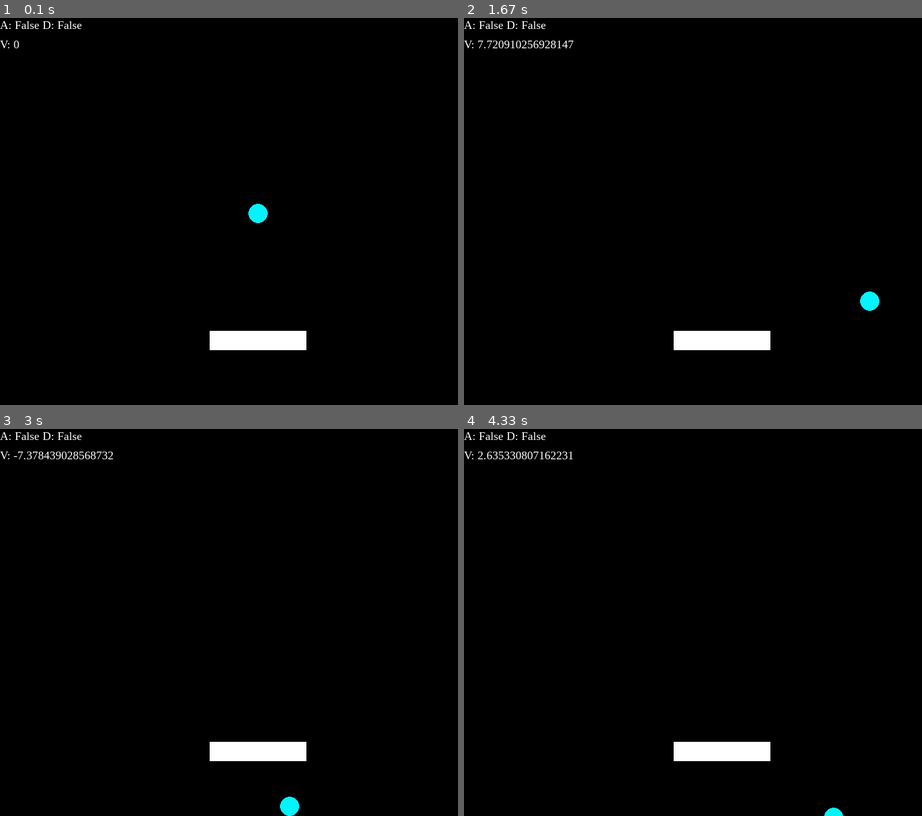
Above: before the commit, frames 1-4 (two rows, left to right).
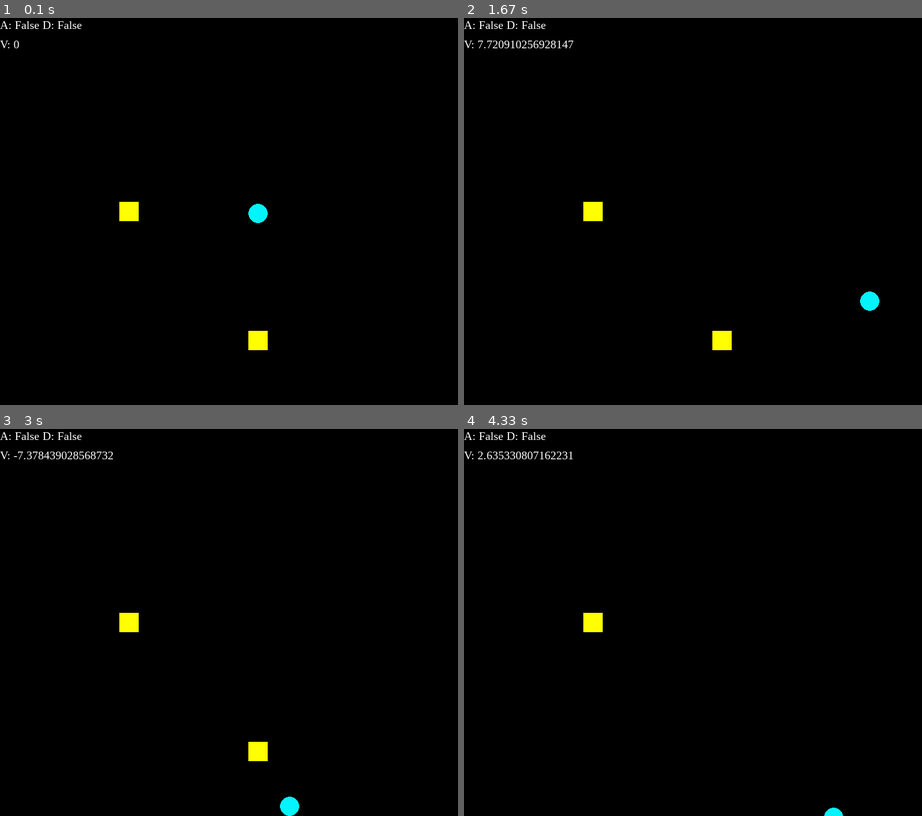
Above: after the commit, the same moments.

Repository: kamilxkruk/PyGamePlatformer
Game: pygame game, started from main.py
The game is run twice, just before and just after one commit, with the same random seed, the same clock (stepped at 60 frames per second) and the same inputs.
Inputs:
- Up to frame 1 (0.1 s): no input
- Up to frame 2 (1.67 s): hold D 0.33-0.8 s; hold W 0.83-1.13 s; hold D 1.17-1.63 s
- Up to frame 3 (3 s): hold A 1.67-2.2 s; hold S 2.23-2.53 s; hold A 2.57-2.97 s
- Up to frame 4 (4.33 s): hold W 3-3.37 s; hold D 3.4-4.03 s; hold S from 4.07 s (still down)

The runs differ from the first frame. In frame 1, 1.3% of the frame differs, in the area x 26-67%, y 47-86%; in frame 2, 1.3%; in frame 3, 1.3%; in frame 4, 1.3%.

Commit message:
Add collision to coin square, than play sound and delete sprite coin

Diff:
--- a/player.py
+++ b/player.py
@@ -24,12 +24,21 @@
         self.playerSpriteGroup.add(self.playerSprite)
 
         self.platformSpriteGroup = pygame.sprite.Group()
+
         self.platformSprite1 = pygame.sprite.Sprite()
-        self.platformSprite1.image = pygame.Surface((150,30))
-        self.platformSprite1.image.fill(WHITE)
+        self.platformSprite1.image = pygame.Surface((30,30))
+        self.platformSprite1.image.fill(YELLOW)
         self.platformSprite1.rect = self.platformSprite1.image.get_rect()
         self.platformSprite1.rect.center = (self.centerOfScreen[0],self.centerOfScreen[1]+200)
+
+        self.platformSprite2 = pygame.sprite.Sprite()
+        self.platformSprite2.image = pygame.Surface((30,30))
+        self.platformSprite2.image.fill(YELLOW)
+        self.platformSprite2.rect = self.platformSprite2.image.get_rect()
+        self.platformSprite2.rect.center = (self.centerOfScreen[0]-200, self.centerOfScreen[1])
+
         self.platformSpriteGroup.add(self.platformSprite1)
+        self.platformSpriteGroup.add(self.platformSprite2)
 
 
 
@@ -42,6 +51,9 @@
         self.velocityLabelRect = self.velocityLabel.get_rect()
         self.velocityLabelRect.topleft = (0,30)
         # self.infoLabelRect.bottomright = (SCREEN_WIDTH,SCREEN_HEIGHT)
+
+        self.musicPlayer = pygame.mixer.init()
+        self.coinSound = pygame.mixer.Sound('sounds/1.mp3')
 
 
 
@@ -91,12 +103,10 @@
         self.velocityLabel = self.myFont.render('V: '+str(self.velocity_X),1,WHITE)
 
     def detectCollision(self):
-        playerPos = self.playerSprite.rect
-        collision = self.platformSprite1.rect.colliderect(playerPos)
+        collision = pygame.sprite.spritecollide(self.playerSprite,self.platformSpriteGroup,True)
         if collision:
-            self.platformSprite1.image.fill(RED)
-        else:
-            self.platformSprite1.image.fill(WHITE)
+           #  Dodać punkty
+           self.coinSound.play()
 
 
     def display(self, display: pygame.Surface):
--- a/settings.py
+++ b/settings.py
@@ -12,4 +12,5 @@
 BLACK = (0,0,0)
 GREEN = (0,255,0)
 RED = (255,0,0)
+YELLOW = (255,255,0)
 LIGHT_BLUE = (3,244,252)
